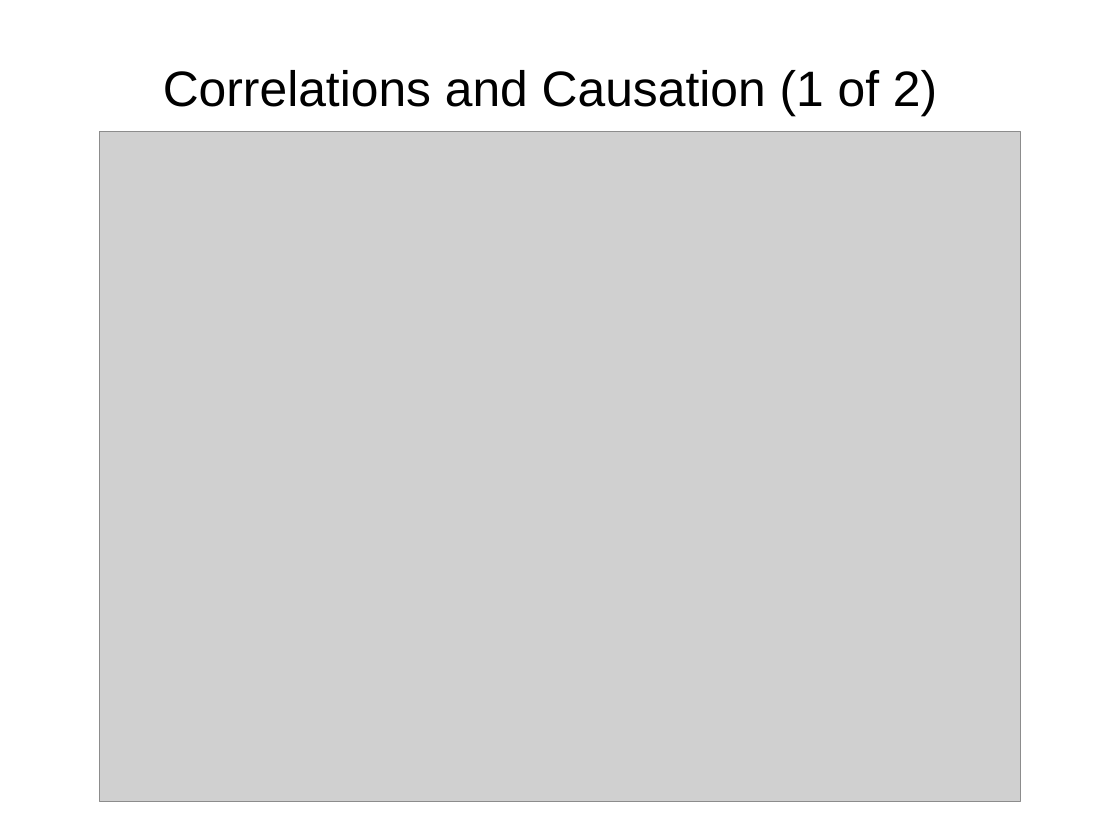
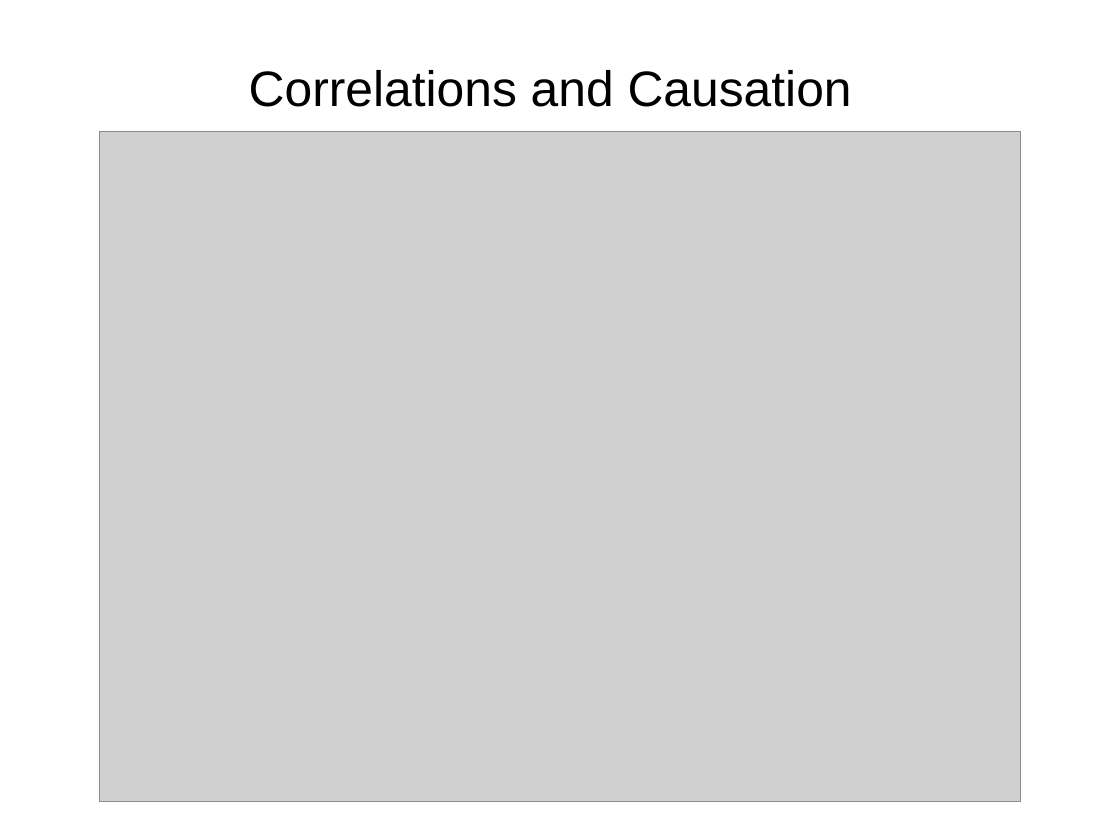
Before and after one commit to npm27/Teaching-Materials, a slide deck: slide 24 of Research Methods/Slides/Chapter 12.pptx (slide 22 before the commit). Drawn at 1120x840 pixels with LibreOffice and Linux fonts; fonts in the diff are those of the drawing; grey boxes stand for pictures. Boxes give left, top, right and bottom in pixels: in the first picture for what was removed or moved away, otherwise in the second. Text is boxed around its words. In the diff, an @@ line names an element or a change of style, - is before the commit and + after.

```diff
--- a/Research Methods/Slides/Chapter 12.pptx
+++ b/Research Methods/Slides/Chapter 12.pptx
@@ title at (249, 70, 852, 107): text changed @@
-Correlations and Causation (1 of 2)
+Correlations and Causation
```
Also in this commit, not shown: 1 other slide changed, 2 slides added, 1 slide removed.
